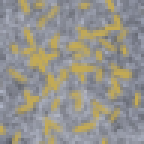
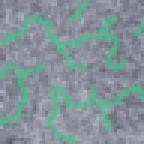
Layered file, before and after one edit (144px x 144px). Changes by layer:
added layer "Layer #1" above "Layer" over box(0, 0, 144, 144)
hid "New Layer#3" over box(0, 0, 144, 144)
